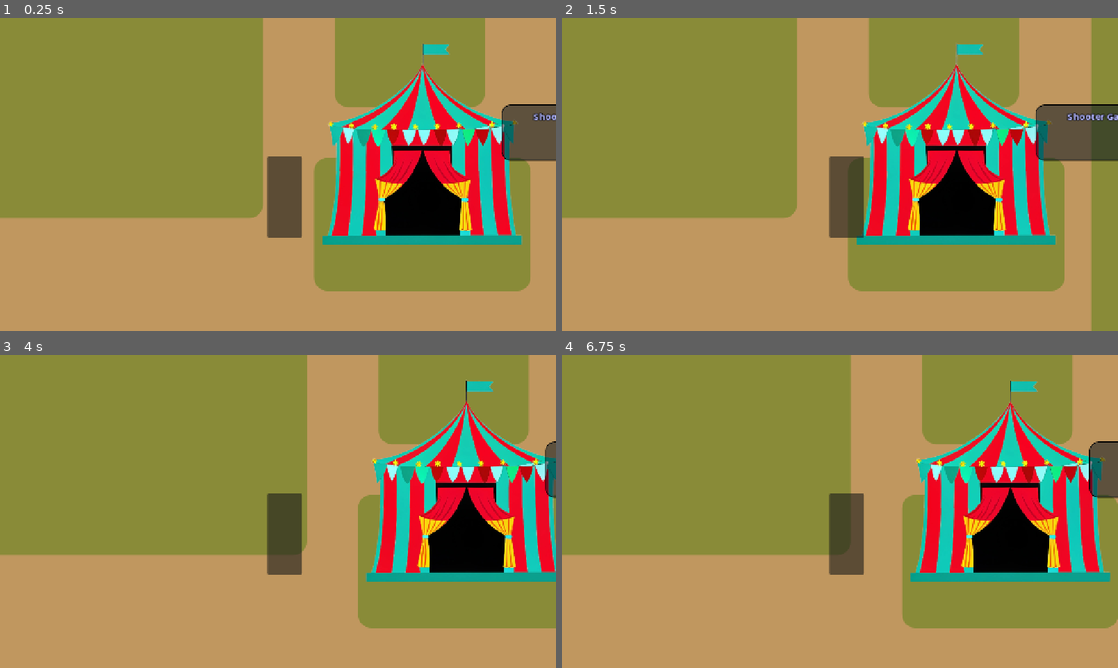
Above: before the commit, frames 1-4 (two rows, left to right).
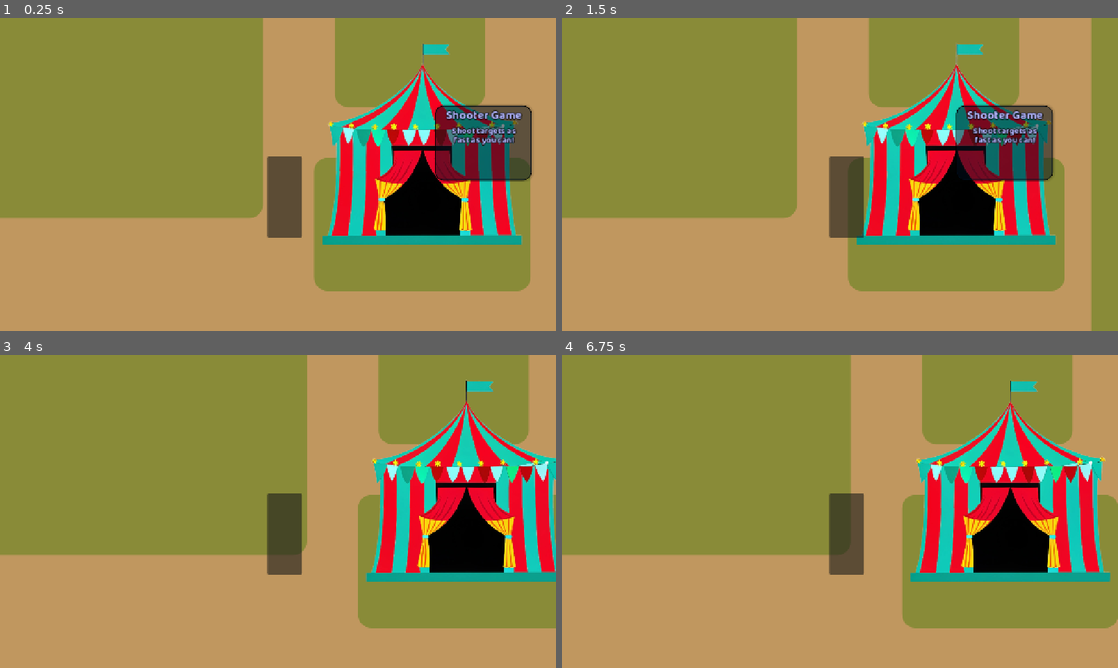
Above: after the commit, the same moments.

Repository: Spudb/Team-Game
Game: Godot game, scene res://scenes/game.tscn
The game is run twice, just before and just after one commit, with the same random seed, the same clock (stepped at 60 frames per second) and the same inputs.
Inputs (mouse positions are in pixels of both pictures, inside the frame that each line leads up to):
- Up to frame 1 (0.25 s): no input
- Up to frame 2 (1.5 s): tap Enter (ui_accept) at 0.5, 0.77, 1.25 s; move the mouse to (962, 158) at 0.52 s; hold D (right) 0.53-1.25 s; click (962, 158) at 0.6 s; drag from (728, 190) to (956, 202) at 1.27 s
- Up to frame 3 (4 s): tap Enter (ui_accept) at 2, 3.5, 3.77 s; move the mouse to (333, 442) at 2.02 s; hold Left (left) 2.03-2.75 s; tap Alt at 2.1 s; click (333, 442) at 2.17 s; drag from (250, 574) to (111, 464) at 2.77 s; move the mouse to (444, 558) at 3.52 s; hold D (right) from 3.53 s (still down); click (444, 558) at 3.6 s
- Up to frame 4 (6.75 s): release D (right) at 4.25 s; drag from (673, 464) to (756, 433) at 4.27 s; tap Enter (ui_accept) at 5, 5.75 s; move the mouse to (867, 511) at 5.02 s; hold D (right) 5.03-5.75 s; tap Alt at 5.1 s; click (867, 511) at 5.17 s; drag from (756, 433) to (956, 539) at 5.77 s; move the mouse to (962, 495) at 6.52 s; hold Left (left) from 6.53 s (still down); click (962, 495) at 6.6 s

The runs differ from the first frame. In frame 1, 4.3% of the frame differs, in the area x 78-100%, y 27-53%; in frame 2, 5.8%, in the area x 70-100%, y 27-53%; in frame 3, 0.3%; in frame 4, 0.9%.

Commit message:
adde unfo screen bedide tent

Diff:
--- a/scenes/game.tscn
+++ b/scenes/game.tscn
@@ -47,15 +47,25 @@
 corner_radius_bottom_right = 15
 corner_radius_bottom_left = 15
 shadow_color = Color(0, 0, 0, 0.13333334)
-shadow_size = 1
+shadow_size = 4
 shadow_offset = Vector2(1.705, 0.27)
 
 [sub_resource type="LabelSettings" id="LabelSettings_u5sy4"]
 font = ExtResource("3_iywne")
-font_size = 19
+font_size = 22
 font_color = Color(0.6963711, 0.71158415, 1, 1)
 outline_size = 5
 outline_color = Color(0, 0, 0, 1)
+
+[sub_resource type="LabelSettings" id="LabelSettings_iywne"]
+line_spacing = -9.75
+font = ExtResource("3_iywne")
+font_color = Color(0.6963711, 0.71158415, 1, 1)
+outline_size = 5
+outline_color = Color(0, 0, 0, 1)
+
+[sub_resource type="RectangleShape2D" id="RectangleShape2D_p57ef"]
+size = Vector2(442, 302)
 
 [node name="game" type="Node2D" unique_id=963411909]
 script = ExtResource("1_uwrxv")
@@ -175,52 +185,139 @@
 region_enabled = true
 region_rect = Rect2(-8.354492, 359.53436, 3000, 1388.1599)
 
-[node name="StaticBody2D" type="StaticBody2D" parent="map/shooter_tent" unique_id=1804635632]
-
-[node name="CollisionShape2D" type="CollisionShape2D" parent="map/shooter_tent/StaticBody2D" unique_id=1239048305]
+[node name="boundaries" type="StaticBody2D" parent="map/shooter_tent" unique_id=1804635632]
+
+[node name="CollisionShape2D" type="CollisionShape2D" parent="map/shooter_tent/boundaries" unique_id=1239048305]
 position = Vector2(414, -128)
 shape = SubResource("SegmentShape2D_iywne")
 
-[node name="CollisionShape2D3" type="CollisionShape2D" parent="map/shooter_tent/StaticBody2D" unique_id=1642846100]
+[node name="CollisionShape2D3" type="CollisionShape2D" parent="map/shooter_tent/boundaries" unique_id=1642846100]
 position = Vector2(443, -93)
 shape = SubResource("SegmentShape2D_p57ef")
 
-[node name="CollisionShape2D4" type="CollisionShape2D" parent="map/shooter_tent/StaticBody2D" unique_id=952012433]
+[node name="CollisionShape2D4" type="CollisionShape2D" parent="map/shooter_tent/boundaries" unique_id=952012433]
 position = Vector2(728, -93)
 shape = SubResource("SegmentShape2D_lbhrr")
 
-[node name="CollisionShape2D2" type="CollisionShape2D" parent="map/shooter_tent/StaticBody2D" unique_id=724746846]
+[node name="CollisionShape2D2" type="CollisionShape2D" parent="map/shooter_tent/boundaries" unique_id=724746846]
 position = Vector2(421, 45)
 shape = SubResource("SegmentShape2D_vlew8")
 
-[node name="tent1" type="Area2D" parent="map/shooter_tent" unique_id=347426594]
-
-[node name="CollisionShape2D" type="CollisionShape2D" parent="map/shooter_tent/tent1" unique_id=685017690]
+[node name="game_enter" type="Area2D" parent="map/shooter_tent" unique_id=347426594]
+
+[node name="CollisionShape2D" type="CollisionShape2D" parent="map/shooter_tent/game_enter" unique_id=685017690]
 position = Vector2(577.5, -12)
 shape = SubResource("RectangleShape2D_lnu2h")
 
-[node name="start_menu" type="Node2D" parent="map/shooter_tent" unique_id=702335392]
+[node name="info_right" type="Node2D" parent="map/shooter_tent" unique_id=702335392]
+visible = false
 z_index = 2
 position = Vector2(247, -457)
 
-[node name="Panel" type="Panel" parent="map/shooter_tent/start_menu" unique_id=2019741945]
-offset_left = 477.71793
-offset_top = 262.0
-offset_right = 715.0
-offset_bottom = 365.0
+[node name="Panel" type="Panel" parent="map/shooter_tent/info_right" unique_id=2019741945]
+offset_left = 506.7179
+offset_top = 263.0
+offset_right = 686.0
+offset_bottom = 402.0
 mouse_filter = 2
 theme_override_styles/panel = SubResource("StyleBoxFlat_p57ef")
 
-[node name="info" type="Label" parent="map/shooter_tent/start_menu" unique_id=1447315639]
-offset_left = 529.0
-offset_top = 270.0
-offset_right = 667.0
+[node name="title" type="Label" parent="map/shooter_tent/info_right" unique_id=1447315639]
+offset_left = 515.0
+offset_top = 264.0
+offset_right = 681.0
 offset_bottom = 300.0
 text = "Shooter Game"
 label_settings = SubResource("LabelSettings_u5sy4")
 horizontal_alignment = 1
 vertical_alignment = 1
 autowrap_mode = 2
+
+[node name="info2" type="Label" parent="map/shooter_tent/info_right" unique_id=1638626727]
+offset_left = 531.0
+offset_top = 297.0
+offset_right = 665.0
+offset_bottom = 342.0
+text = "Shoot targets as fast as you can!"
+label_settings = SubResource("LabelSettings_iywne")
+horizontal_alignment = 1
+vertical_alignment = 1
+autowrap_mode = 2
+
+[node name="info_left" type="Node2D" parent="map/shooter_tent" unique_id=1775757502]
+visible = false
+z_index = 2
+position = Vector2(-289, -457)
+
+[node name="Panel" type="Panel" parent="map/shooter_tent/info_left" unique_id=1693010948]
+offset_left = 506.7179
+offset_top = 263.0
+offset_right = 686.0
+offset_bottom = 402.0
+mouse_filter = 2
+theme_override_styles/panel = SubResource("StyleBoxFlat_p57ef")
+
+[node name="title" type="Label" parent="map/shooter_tent/info_left" unique_id=184030481]
+offset_left = 515.0
+offset_top = 264.0
+offset_right = 681.0
+offset_bottom = 300.0
+text = "Shooter Game"
+label_settings = SubResource("LabelSettings_u5sy4")
+horizontal_alignment = 1
+vertical_alignment = 1
+autowrap_mode = 2
+
+[node name="info2" type="Label" parent="map/shooter_tent/info_left" unique_id=849195016]
+offset_left = 531.0
+offset_top = 297.0
+offset_right = 665.0
+offset_bottom = 342.0
+text = "Shoot targets as fast as you can!"
+label_settings = SubResource("LabelSettings_iywne")
+horizontal_alignment = 1
+vertical_alignment = 1
+autowrap_mode = 2
+
+[node name="info" type="Node2D" parent="map/shooter_tent" unique_id=1751422141]
+z_index = 2
+position = Vector2(-131, -457)
+
+[node name="Panel" type="Panel" parent="map/shooter_tent/info" unique_id=1171898651]
+offset_left = 506.7179
+offset_top = 263.0
+offset_right = 686.0
+offset_bottom = 402.0
+mouse_filter = 2
+theme_override_styles/panel = SubResource("StyleBoxFlat_p57ef")
+
+[node name="title" type="Label" parent="map/shooter_tent/info" unique_id=315719677]
+offset_left = 515.0
+offset_top = 264.0
+offset_right = 681.0
+offset_bottom = 300.0
+text = "Shooter Game"
+label_settings = SubResource("LabelSettings_u5sy4")
+horizontal_alignment = 1
+vertical_alignment = 1
+autowrap_mode = 2
+
+[node name="info2" type="Label" parent="map/shooter_tent/info" unique_id=1521837626]
+offset_left = 531.0
+offset_top = 297.0
+offset_right = 665.0
+offset_bottom = 342.0
+text = "Shoot targets as fast as you can!"
+label_settings = SubResource("LabelSettings_iywne")
+horizontal_alignment = 1
+vertical_alignment = 1
+autowrap_mode = 2
+
+[node name="info_area" type="Area2D" parent="map/shooter_tent" unique_id=1267499306]
+
+[node name="CollisionShape2D2" type="CollisionShape2D" parent="map/shooter_tent/info_area" unique_id=3568702]
+position = Vector2(573, -3)
+shape = SubResource("RectangleShape2D_p57ef")
 
 [node name="boundary" type="Node2D" parent="." unique_id=1981267331]
 
@@ -249,5 +346,7 @@
 position = Vector2(0, -86)
 zoom = Vector2(1.24, 1.24)
 
-[connection signal="body_entered" from="map/shooter_tent/tent1" to="." method="_on_tent_shooter_body_entered"]
-[connection signal="body_exited" from="map/shooter_tent/tent1" to="." method="_on_tent_shooter_body_exited"]
+[connection signal="body_entered" from="map/shooter_tent/game_enter" to="." method="_on_tent_shooter_body_entered"]
+[connection signal="body_exited" from="map/shooter_tent/game_enter" to="." method="_on_tent_shooter_body_exited"]
+[connection signal="body_entered" from="map/shooter_tent/info_area" to="." method="_on_tent1_info_area_body_entered"]
+[connection signal="body_exited" from="map/shooter_tent/info_area" to="." method="_on_tent1_info_area_body_exited"]
--- a/scripts/game.gd
+++ b/scripts/game.gd
@@ -10,8 +10,11 @@
 		if tent_shooter:
 			get_tree().change_scene_to_file("res://scenes/shooter.tscn")
 
-	pass
 
+
+	$map/shooter_tent/info.position.x = remap($player.position.x, 320, 800, 90, -130)
+
+	#print($player.position)
 
 var tent_shooter = 0
 func _on_tent_shooter_body_entered(body: Node2D) -> void:
@@ -21,8 +24,22 @@
 func _on_tent_shooter_body_exited(body: Node2D) -> void:
 	if body.name == "player":
 		tent_shooter = 0
-
-
-
-
 #
+#func _on_tent1_left_body_entered(body: Node2D) -> void:
+	#if body.name == "player":
+		#$map/shooter_tent/info_left.visible = 1
+#func _on_tent1_left_body_exited(body: Node2D) -> void:
+	#if body.name == "player":
+		#$map/shooter_tent/info_left.visible = 0
+#func _on_tent1_right_body_entered(body: Node2D) -> void:
+	#if body.name == "player":
+		#$map/shooter_tent/info_right.visible = 1
+#func _on_tent1__right_body_exited(body: Node2D) -> void:
+	#if body.name == "player":
+		#$map/shooter_tent/info_right.visible = 0
+func _on_tent1_info_area_body_entered(body: Node2D) -> void:
+	if body.name == "player":
+		$map/shooter_tent/info.visible = 1
+func _on_tent1_info_area_body_exited(body: Node2D) -> void:
+	if body.name == "player":
+		$map/shooter_tent/info.visible = 0
